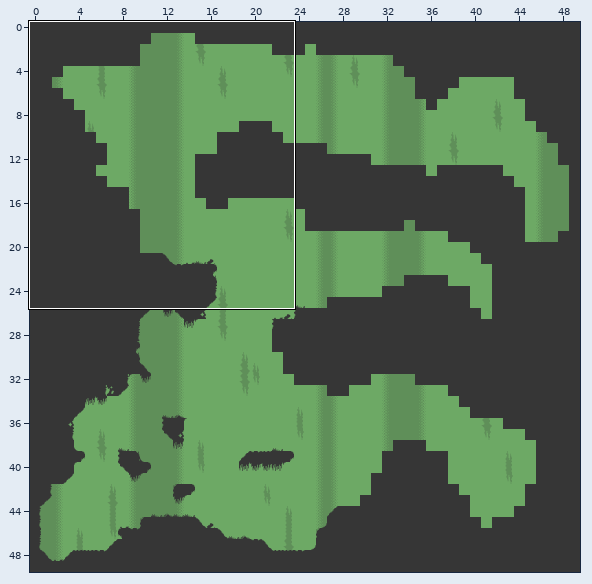
Tiled map: levels/level.tmx. The picture above shows the old version from afar; the outline marks the close-up.
Close-up. The starting point:
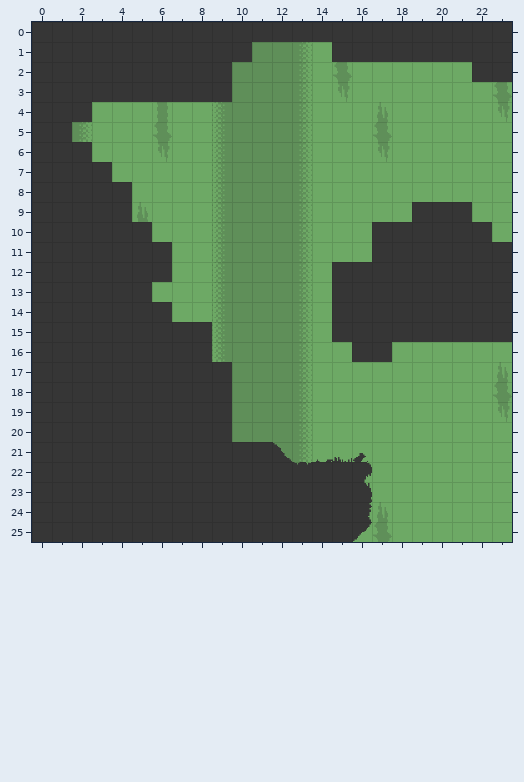
Cells are 32x32 px. Shown: x 0..23, y 0..25. The commit also changed other parts of the map, which this record leaves out.
Now the later version:
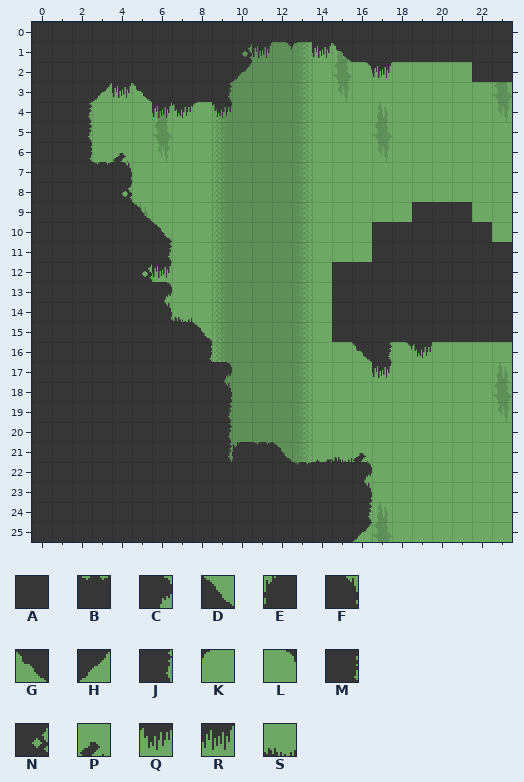
Key: from "mininicular": A 0, B 2, C 9, D 11, E 16, F 17, G 18, H 19, J 25, K 26, L 27, M 33, N 41, P 42, Q 48, R 49, S 50.
_ is an empty cell.
Diff:
{"where": "layer \"Foreground\""}
{"y":1,"x":10,"old":"A____A","new":"NRLKRG"}
{"y":2,"x":10,"old":"_","new":"H"}
{"y":2,"x":16,"old":"__","new":"LR"}
{"y":3,"x":3,"old":"AAA","new":"HRG"}
{"y":3,"x":9,"old":"A","new":"J"}
{"y":4,"x":2,"old":"A","new":"J"}
{"y":4,"x":6,"old":"____","new":"RQKQ"}
{"y":5,"x":2,"old":"_","new":"J"}
{"y":6,"x":2,"old":"A","new":"M"}
{"y":6,"x":4,"old":"_","new":"P"}
{"y":7,"x":3,"old":"A_","new":"BF"}
{"y":8,"x":4,"old":"A","new":"N"}
{"y":9,"x":5,"old":"_","new":"D"}
{"y":10,"x":6,"old":"_","new":"D"}
{"y":11,"x":6,"old":"A","new":"J"}
{"y":12,"x":5,"old":"AA","new":"NR"}
{"y":13,"x":6,"old":"_","new":"C"}
{"y":14,"x":6,"old":"A_","new":"FS"}
{"y":15,"x":8,"old":"A","new":"D"}
{"y":16,"x":8,"old":"A","new":"M"}
{"y":16,"x":16,"old":"AA__","new":"GJLQ"}
{"y":17,"x":9,"old":"A","new":"C"}
{"y":17,"x":17,"old":"_","new":"R"}
{"y":18,"x":9,"old":"A","new":"F"}
{"y":19,"x":9,"old":"A","new":"J"}
{"y":20,"x":9,"old":"A","new":"J"}
{"y":21,"x":9,"old":"AAA","new":"JEB"}
